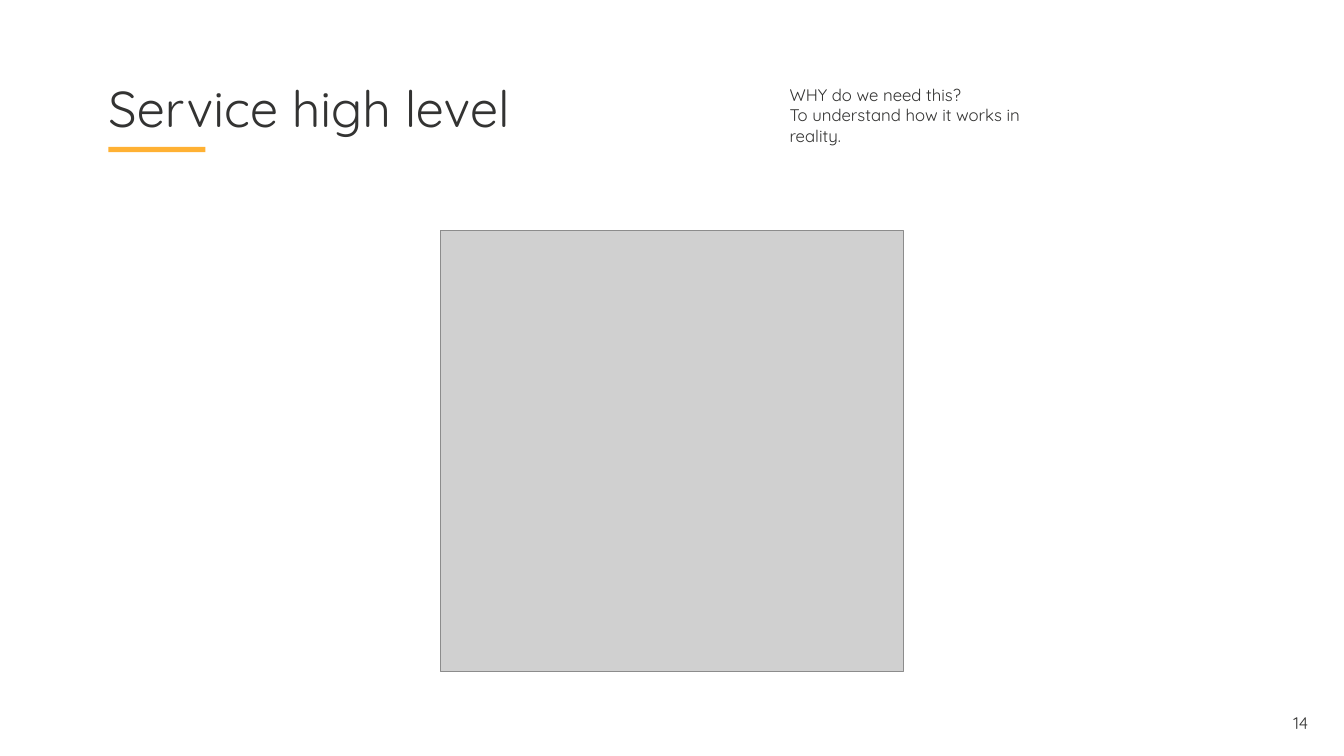
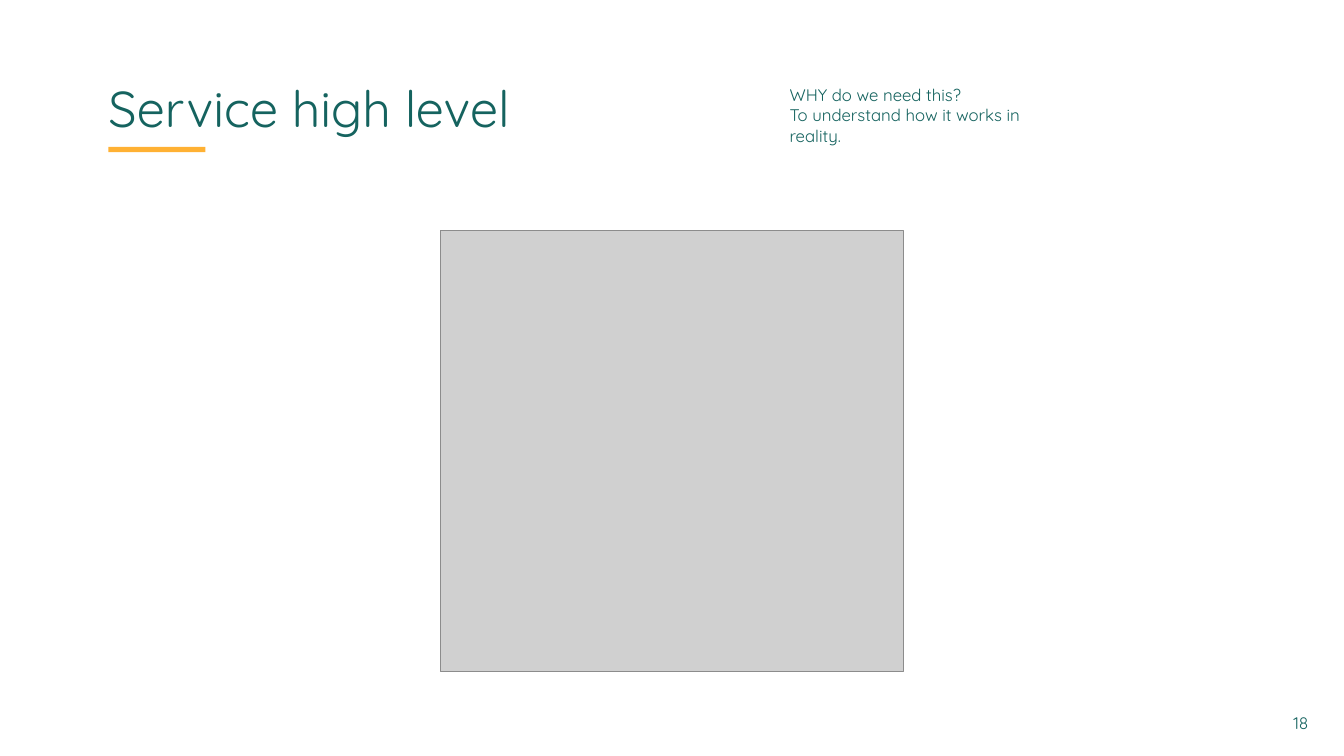
Before and after one commit to skabrits/Kubernetes-workshop, a slide deck: slide 18 of documentation/Part I/Workshop-I.pptx (slide 14 before the commit). Drawn at 1344x756 pixels with LibreOffice and Linux fonts; fonts in the diff are those of the drawing; grey boxes stand for pictures; background and template pictures are left out. Boxes give left, top, right and bottom in pixels: in the first picture for what was removed or moved away, otherwise in the second. Text is boxed around its words. In the diff, an @@ line names an element or a change of style, - is before the commit and + after.

```diff
--- a/documentation/Part I/Workshop-I.pptx
+++ b/documentation/Part I/Workshop-I.pptx
@@ title "Service high level" at bbox=[108, 89, 510, 137]: text colour #333332 to #16635F @@
@@ text "WHY do we need this?" at bbox=[790, 88, 1020, 121]: text colour #333332 to #16635F @@
@@ text at bbox=[1293, 717, 1308, 729]: text changed; text colour #333332 to #16635F @@
-14
+18
```
Also in this commit, not shown: 16 other slides changed, 7 slides added, 2 other files.
